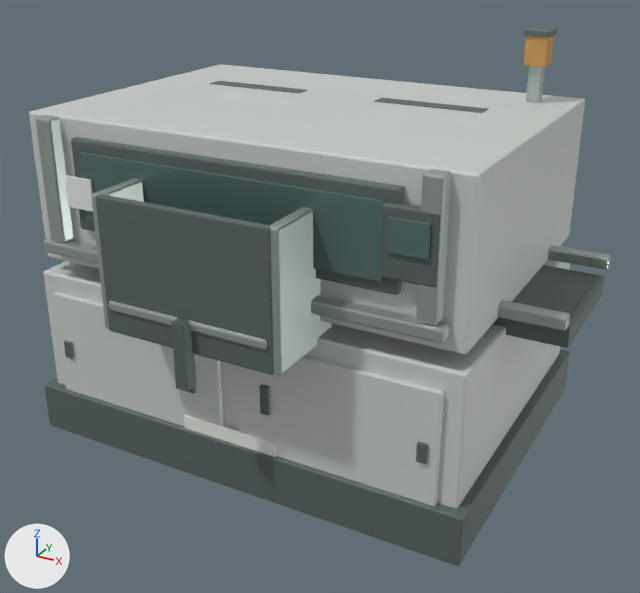
An edit to the glTF model public/models/unloader.glb, drawn before and after from the same camera.
One viewpoint serves both versions: a 50 mm camera at (2.35, -4.22, 2.87) aimed at (0.15, -0.22, 0.87). Lighting does not change. The marker at lower left points along +X, +Y and +Z. The first picture is the older version. Where no turn or scale is listed for an object, it has been applied to the vertices. Vertices at exactly the same position are counted once.

Names of what the first picture shows: 'Base plinth', 'Control bezel', 'Front safety glazing', 'Front window frame', 'Lift platform', 'Lift post', 'Lower cabinet', 'Magazine back', 'Magazine wall', 'Magazine wall.001', 'Service door L', 'Service door R', 'Upper aluminium sill', 'Upper housing' and 17 more.
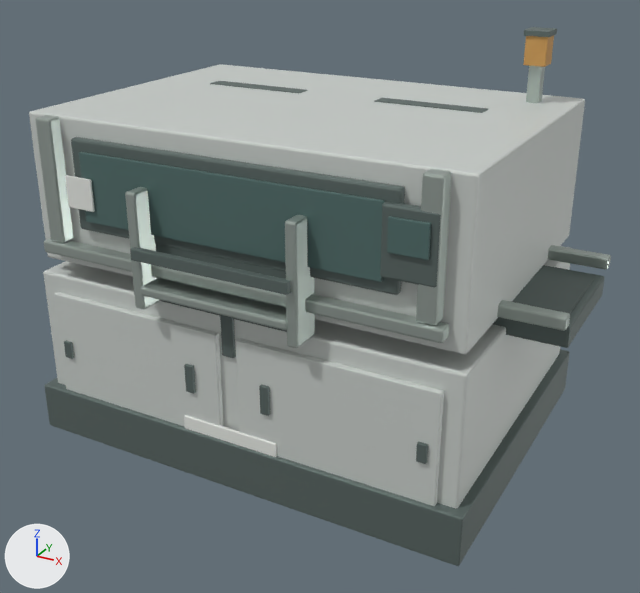
The change in detail:
me_cube_238 is used by ob_lift_platform; location (0.0, -1.0, 1.1).
me_cube_238 had 56 vertices, 108 faces and spanned x -0.45..0.45, y -0.275..0.275, z -0.025..0.025.
me_cube_238 now has 56 vertices, 108 faces and spans x -0.43..0.43, y -0.1..0.1, z -0.025..0.025.
me_cube_238 part 1: all 14 vertices in x 0.438..0.45, y -0.275..-0.263, z -0.025..0.025 are moved by (-0.02, 0.175, 0.0).
me_cube_238 part 2: all 14 vertices in x -0.45..-0.438, y -0.275..-0.263, z -0.025..0.025 are moved by (0.02, 0.175, 0.0).
Other edits to the shape of me_cube_238 do not show in these pictures.
me_cube_237 is used by ob_magazine_back; location (0.0, -1.24, 1.3).
me_cube_237 had 56 vertices, 108 faces and spanned x -0.475..0.475, y -0.02..0.02, z -0.35..0.35.
me_cube_237 now has 56 vertices, 108 faces and spans x -0.46..0.46, y -0.02..0.02, z -0.31..0.31.
me_cube_237 part 3: the whole mesh is scaled about its middle by (0.968, 1, 0.884).
me_cube_235 is used by ob_magazine_wall; location (-0.48, -1.0, 1.3).
me_cube_235 had 56 vertices, 108 faces and spanned x -0.03..0.03, y -0.25..0.25, z -0.35..0.35.
me_cube_235 now has 56 vertices, 108 faces and spans x -0.03..0.03, y -0.09..0.09, z -0.31..0.31.
me_cube_235 part 4: all 14 vertices in x -0.03..0.03, y -0.25..-0.238, z 0.338..0.35 are moved by (0.0, 0.16, -0.04).
me_cube_235 part 5: all 14 vertices in x -0.03..0.03, y -0.25..-0.238, z -0.35..-0.338 are moved by (0.0, 0.16, 0.04).
Other edits to the shape of me_cube_235 do not show in these pictures.
me_cube_236 is used by ob_magazine_wall_001; location (0.48, -1.0, 1.3).
me_cube_236 had 56 vertices, 108 faces and spanned x -0.03..0.03, y -0.25..0.25, z -0.35..0.35.
me_cube_236 now has 56 vertices, 108 faces and spans x -0.03..0.03, y -0.09..0.09, z -0.31..0.31.
me_cube_236 part 6: all 14 vertices in x -0.03..0.03, y -0.25..-0.238, z 0.338..0.35 are moved by (0.0, 0.16, -0.04).
me_cube_236 part 7: all 14 vertices in x -0.03..0.03, y -0.25..-0.238, z -0.35..-0.338 are moved by (0.0, 0.16, 0.04).
Other edits to the shape of me_cube_236 do not show in these pictures.
Object 'Lift platform' (ob_lift_platform) moves from (0.0, -1.0, 1.1) to (0.0, -0.96, 1.1).
Object 'Lift post' (ob_lift_post) moves from (0.0, -1.28, 0.95) to (0.0, -0.9, 0.95).
Object 'Magazine back' (ob_magazine_back) moves from (0.0, -1.24, 1.3) to (0.0, -0.9, 1.3).
Object 'Magazine wall' (ob_magazine_wall) moves from (-0.48, -1.0, 1.3) to (-0.45, -0.96, 1.3).
Object 'Magazine wall.001' (ob_magazine_wall_001) moves from (0.48, -1.0, 1.3) to (0.45, -0.96, 1.3).

Location of each change, (x1, y1, x2, y2) in pixels of the pictures (640 x 593 px; the box of a moved part takes in the faces that stretch with it):
'Magazine back', moved, rescaled (mostly hidden afterwards)
    before: (95, 194, 274, 375)
    after: (155, 244, 287, 332)
'Magazine wall.001', reshaped, moved
    before: (270, 207, 332, 375)
    after: (285, 215, 315, 348)
'Lift platform', reshaped, moved
    before: (108, 301, 267, 350)
    after: (140, 278, 287, 330)
'Magazine wall', reshaped, moved
    before: (91, 178, 144, 329)
    after: (125, 187, 160, 309)
'Lift post', moved
    before: (171, 318, 196, 391)
    after: (220, 292, 236, 358)
part 1 of me_cube_238, moved or reshaped
    before: (263, 339, 267, 350)
    after: (284, 320, 287, 330)
part 2 of me_cube_238, moved or reshaped
    before: (108, 301, 264, 350)
    after: (140, 278, 286, 330)
part 4 of me_cube_235, moved or reshaped
    before: (91, 178, 144, 202)
    after: (125, 187, 156, 251)
part 5 of me_cube_235, moved or reshaped
    before: (91, 196, 109, 329)
    after: (125, 194, 160, 309)
part 6 of me_cube_236, moved or reshaped
    before: (270, 207, 332, 328)
    after: (285, 215, 315, 333)
part 7 of me_cube_236, moved or reshaped
    before: (270, 230, 329, 375)
    after: (285, 223, 315, 348)
'Pusher bar', unchanged, uncovered by the edit
    after: (130, 247, 291, 295)
